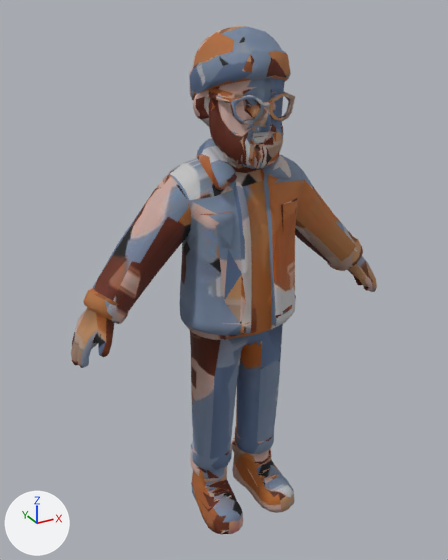
The glTF model dist/models/people/beanie-character.glb, before and after one commit.
One viewpoint serves both versions: a 50 mm lens placed at (-0.768, -1.31, 1.398), pointed at (-0.027, 0.037, 0.725). Lighting does not change. The marker at lower left points along +X, +Y and +Z. The older version comes first. Where no turn or scale is listed for an object, it has been applied to the vertices. Vertices at exactly the same position are counted once.

Names of what the first picture shows: 'char1.001'.
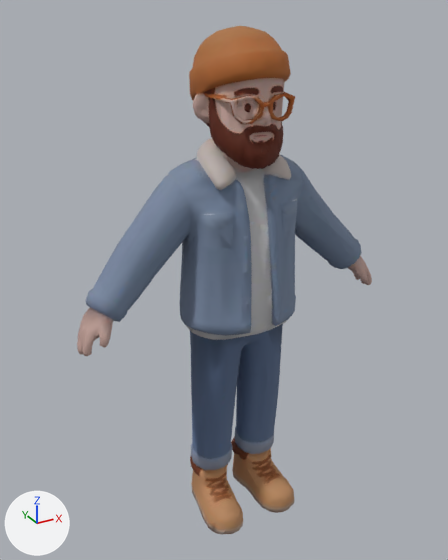
The newer file is also rescaled (x1.012) as a whole; pictures and numbers use the older file's frame.

Patch to the scene script:
```diff
--- a/dist/models/people/beanie-character.glb.py
+++ b/dist/models/people/beanie-character.glb.py
@@ me_char1_003 @@
 # used by ob_char1_001; location = (0.0, 0.0, 0.0)
-me_char1_003.from_pydata(...)  # 2244 vertices, 4499 faces; spans x -0.467..0.466, y -0.142..0.143, z 0.0..1.36
+me_char1_003.from_pydata(...)  # 2244 vertices, 4499 faces; spans x -0.449..0.45, y -0.142..0.143, z 0.0..1.36
+# me_char1_003 part 1: 89 vertices moved from x 0.225..0.459, y -0.068..0.097, z 0.614..0.897 to x 0.226..0.444, y -0.053..0.097, z 0.636..0.896; 97 vertices removed from x -0.103..0.466, y -0.107..0.108, z 0.606..1.245; 102 vertices added at x -0.105..0.45, y -0.108..0.109, z 0.629..1.257
+# me_char1_003 part 2: 59 vertices moved from x -0.438..-0.26, y -0.062..0.088, z 0.619..0.898 to x -0.43..-0.271, y -0.048..0.088, z 0.637..0.889; 118 vertices removed from x -0.467..-0.235, y -0.07..0.097, z 0.605..0.825; 104 vertices added at x -0.449..-0.227, y -0.054..0.096, z 0.629..0.825
+# me_char1_003 part 3: 7 vertices removed from x -0.131..0.056, y -0.112..0.098, z 0.002..0.203; 14 vertices added at x -0.134..0.065, y -0.117..0.102, z 0.002..0.203
+# me_char1_003 part 4: 1 vertex removed from x -0.05, y -0.12, z 0.723; 2 vertices added at x -0.051..-0.047, y -0.121..-0.119, z 0.723
+# me_char1_003 part 5: 3658 kept faces spanning x -0.424..0.443, y -0.142..0.143, z 0.0..1.36 get new texture (UV) coordinates
+# other edits to the shape of me_char1_003 do not show in these pictures
 me_char1_003.materials.append(mat_material_1_003)
```

Location of each change, [x1, y1, x2, y2] in pixels of the pictures (448 x 560 px; the box of a moved part takes in the faces that stretch with it):
'char1.001', reshaped
    before: [71, 26, 377, 534]
    after: [77, 26, 372, 534]
part 1 of me_char1_003, moved or reshaped
    before: [198, 60, 377, 292]
    after: [198, 60, 372, 285]
part 2 of me_char1_003, moved or reshaped
    before: [71, 191, 190, 368]
    after: [77, 191, 190, 356]
part 3 of me_char1_003, moved or reshaped
    before: [191, 444, 277, 513]
    after: [191, 443, 277, 513]
part 4 of me_char1_003, moved or reshaped
    both: [242, 274, 251, 315]
part 5 of me_char1_003, surface changed
    both: [88, 26, 365, 534]
